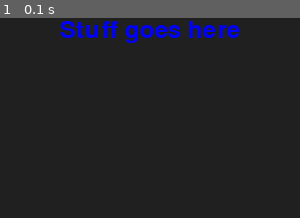
Above: before the commit, frame 1.
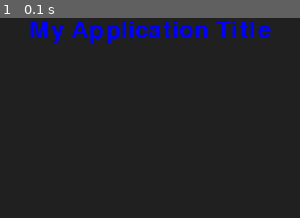
Above: after the commit, the same moment.

Repository: danstoner/python_experiments
Game: pygame game, started from PiTFT/alert_and_button.py
Same seed, same stepped clock (60 frames per second), same inputs: the game is played once before the commit and once after it. The source is Python 2; it was converted automatically to run under Python 3.
Inputs:
- Up to frame 1 (0.1 s): no input

The runs differ from the first frame. In frame 1, 4.3% of the frame differs, in the area x 10-91%, y 1-13%.

Commit message:
need to figure out event polling

Diff:
--- a/PiTFT/alert_and_button.py
+++ b/PiTFT/alert_and_button.py
@@ -1,10 +1,15 @@
 import pygame
 import time
 
+import sys
 # SDL_FBDEV change is required for the Raspberry Pi PiTFT by AdaFruit
 import os
 os.environ["SDL_FBDEV"] = "/dev/fb1"
 
+debug = False
+if len(sys.argv) > 1:
+    if "debug" in sys.argv:
+        debug=True
 
 pygame.init()
 window = pygame.display.set_mode((300, 200))
@@ -23,19 +28,7 @@
 GREEN = (0, 255, 0)
 BLUE = (0, 0, 255)
 
-#backgroundcolor = (80,80,80)
 backgroundcolor = (DARK_GRAY)
-
-
-
-def pollforquit():
-    event = pygame.event.poll()
-    if event.type == pygame.QUIT:
-        raise SystemExit
-    # put the process to sleep to share CPU and reduce resource consumption while idling
-    pygame.time.wait(15)  # time in ms
-
-
 
 # Initial screen decorations
 #window.fill(backgroundcolor)
@@ -46,7 +39,7 @@
 background.fill(backgroundcolor)
 
 font = pygame.font.Font(None, 36)
-text = font.render("Stuff goes here", 1, BLUE)
+text = font.render("My Application Title", 1, BLUE)
 textpos = text.get_rect()
 textpos.centerx = background.get_rect().centerx
 background.blit(text, textpos)
@@ -54,14 +47,42 @@
 
 pygame.display.flip()
 
+def pollforquit():
+    event = pygame.event.poll()
+    if event.type == pygame.QUIT:
+        raise SystemExit
 
+## if not alarming, we want the text box to have focus and read lines of input from keyboard.
+## if alarming, we only want to listen for a click or touch event.
 
+def repeat_alarm(alarming):
+    alarm_state = alarming
+    while alarm_state:
+        print "ALARM!"
+        event = pygame.event.poll()
+        # stop alarm on click touch or keypress
+        if (event.type == pygame.MOUSEBUTTONDOWN) or (event.type == pygame.KEYDOWN):
+            alarm_state = False
+        if alarm_state:
+            text = font.render("ALARMING!!!", 1, RED)
+            background.blit(text,textpos)
+            # put the process to sleep to share CPU and reduce resource consumption while idling
+            pygame.time.wait(15)  # time in ms
+    return alarm_state
 
+# Default application state
+running = True
+alarming = True
+
+print "Started..."
 # Main Event Loop
-running = True
-
 while running:
-    pollforquit();
+    if alarming:
+        alarming = repeat_alarm(alarming)
+    # put the process to sleep to share CPU and reduce resource consumption while idling
+    pygame.time.wait(15)  # time in ms
+    if not debug:
+        pollforquit();
 
 
 
